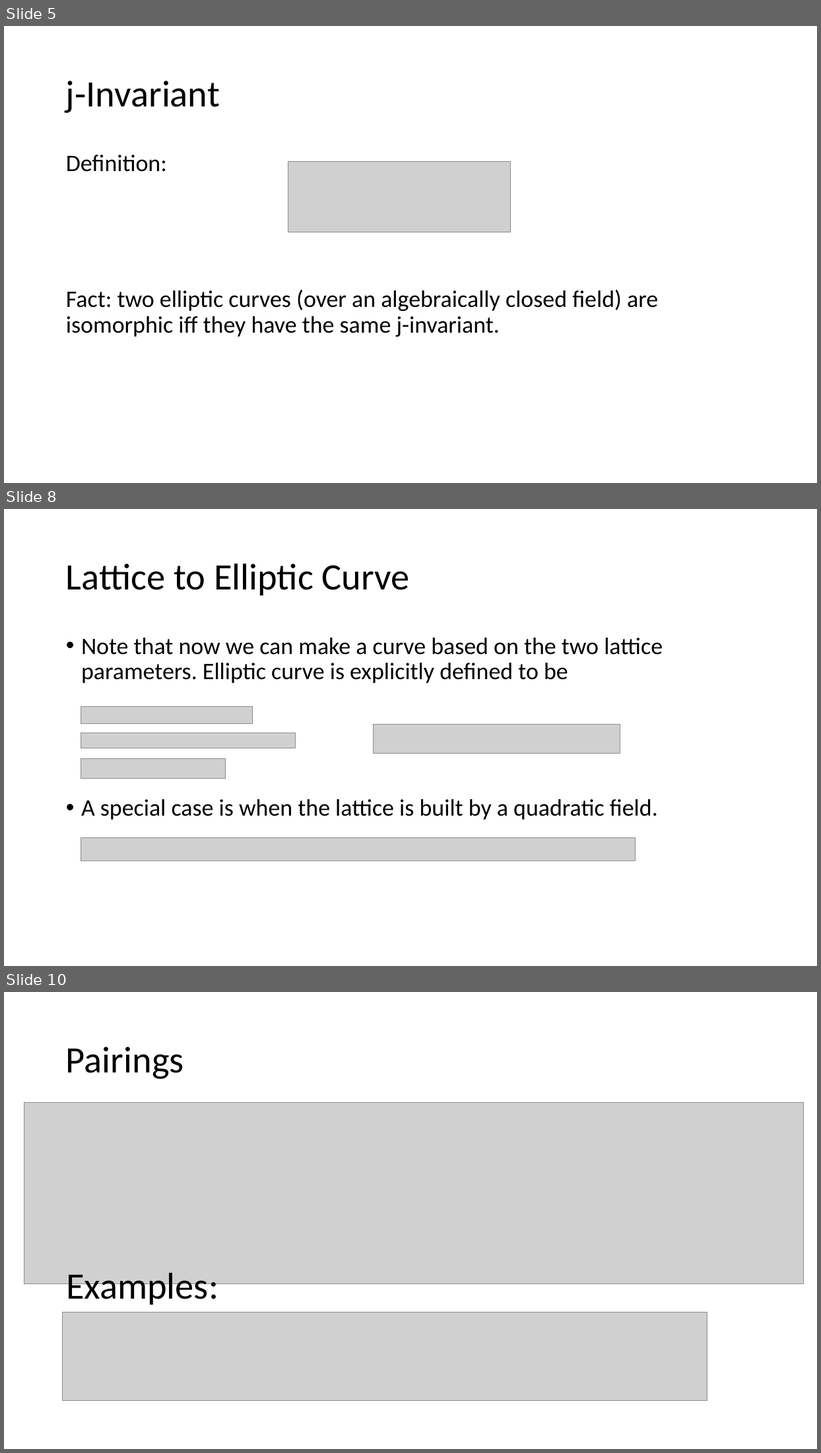
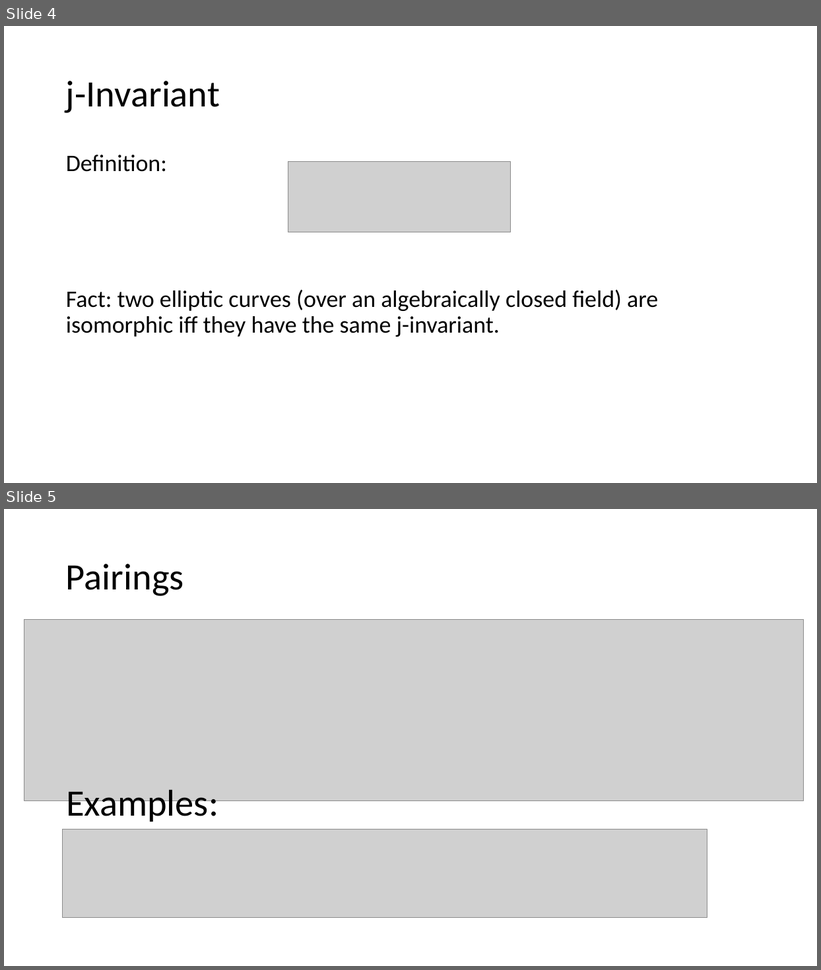
Before and after one commit to Srizzle/CS276-Project-Writeup, a slide deck: Presentation.ppt.pptx. Shown one above the other, each under a label of ours: slides 5, 8 and 10 before the commit, slides 4 and 5 after it; the slides between them are not shown. The pictures are 821x1453 and 821x970 pixels, drawn with LibreOffice and Linux fonts; fonts in the diff are those of the drawing; grey boxes stand for pictures. Boxes give left, top, right and bottom in pixels: in the first picture for what was removed or moved away, otherwise in the second. Text is boxed around its words. In the diff, an @@ line names an element or a change of style, - is before the commit and + after.

```diff
--- a/Presentation.ppt.pptx
+++ b/Presentation.ppt.pptx
@@ slide 8 removed at <box>4,509,817,966</box>, background #FFFFFF @@
@@ title removed at <box>66,563,410,595</box> @@
-Lattice to Elliptic Curve
@@ text removed at <box>81,638,663,820</box> @@
-• Note that now we can make a curve based on the two lattice parameters. Elliptic curve is explicitly defined to be
-• A special case is when the lattice is built by a quadratic field.
@@ picture removed at <box>81,706,253,724</box> @@
@@ picture removed at <box>374,724,620,754</box> @@
@@ picture removed at <box>81,733,296,749</box> @@
@@ picture removed at <box>81,758,226,779</box> @@
@@ picture removed at <box>81,838,636,861</box> @@
@@ what was slide 5 is now slide 4 @@
@@ what was slide 10 is now slide 5 @@
```
Also in this commit, not shown: 1 slide changed, 3 slides added, 5 other slides removed, 8 other files.
